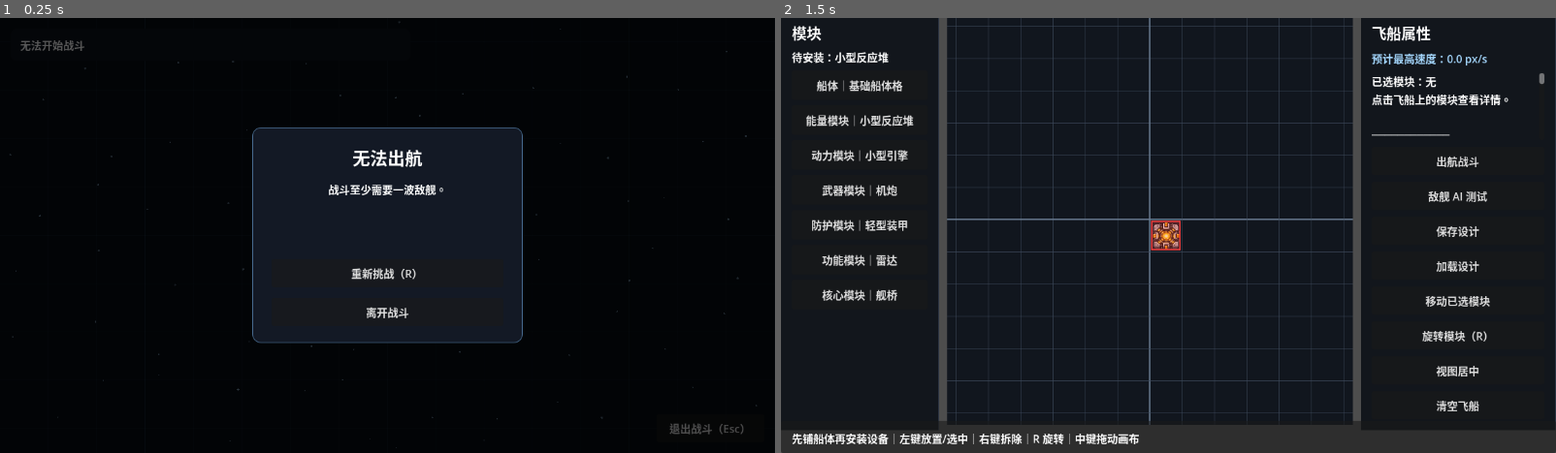
Above: before the commit, frames 1-2 (left to right).
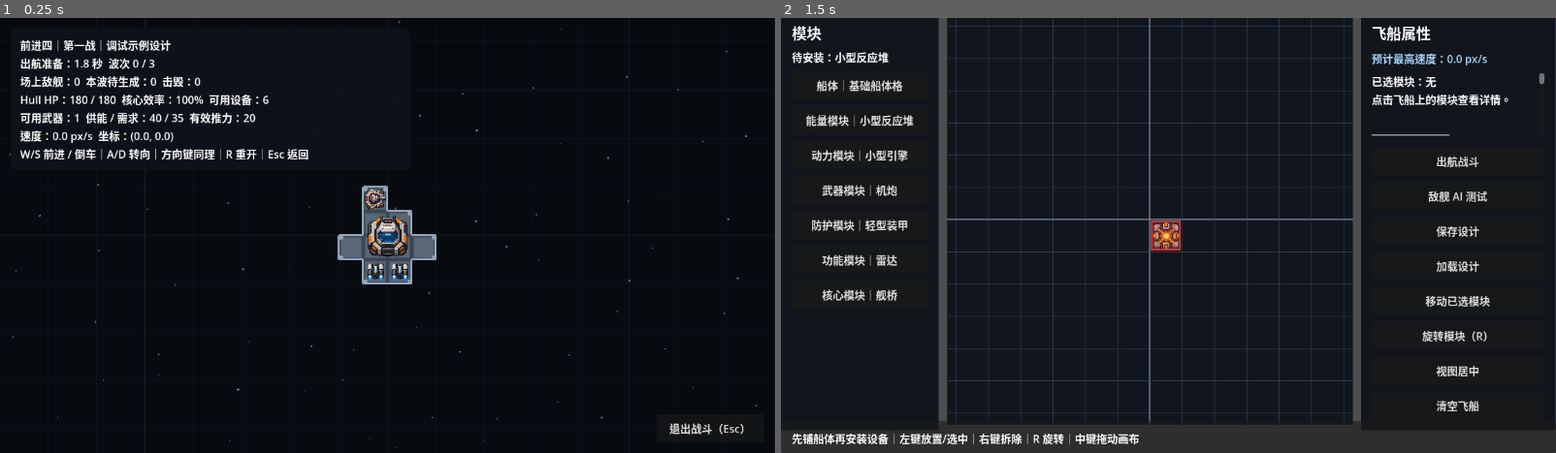
Above: after the commit, the same moments.

Repository: lqc19891229/AdvanceFour
Game: Godot game, scene res://game/combat/battle.tscn
The game is run twice, just before and just after one commit, with the same random seed, the same clock (stepped at 60 frames per second) and the same inputs. This scene is started directly instead of the project's main scene.
Inputs (mouse positions are in pixels of both pictures, inside the frame that each line leads up to):
- Up to frame 1 (0.25 s): no input
- Up to frame 2 (1.5 s): click (1168, 274) at 0.5 s, where only the run before the commit has a clickable "重新挑战（R）"; click "离开战斗" (after the commit: "退出战斗（Esc）") at 1.25 s

The runs differ from the first frame. In frame 1, 5.4% of the frame differs, in the area x 1-100%, y 0-100%; in frame 2, nothing differs.

Commit message:
Define stage 001 enemy wave compositions

Diff:
--- a/game/combat/definitions/stage_001.tres
+++ b/game/combat/definitions/stage_001.tres
@@ -1,12 +1,31 @@
-[gd_resource type="Resource" script_class="BattleDefinition" load_steps=2 format=3]
+[gd_resource type="Resource" script_class="BattleDefinition" load_steps=8 format=3]
 
 [ext_resource type="Script" path="res://game/combat/battle_definition.gd" id="1"]
+[ext_resource type="Script" path="res://game/combat/battle_wave_definition.gd" id="2"]
+[ext_resource type="Resource" path="res://game/combat/enemies/scout.tres" id="3"]
+[ext_resource type="Resource" path="res://game/combat/enemies/gunship.tres" id="4"]
+
+[sub_resource type="Resource" id="Wave1"]
+script = ExtResource("2")
+enemies = Array[Resource]([ExtResource("3")])
+counts = Array[int]([2])
+
+[sub_resource type="Resource" id="Wave2"]
+script = ExtResource("2")
+enemies = Array[Resource]([ExtResource("3"), ExtResource("4")])
+counts = Array[int]([1, 1])
+
+[sub_resource type="Resource" id="Wave3"]
+script = ExtResource("2")
+enemies = Array[Resource]([ExtResource("4")])
+counts = Array[int]([2])
+spawn_interval_seconds = 1.0
 
 [resource]
 script = ExtResource("1")
 battle_id = &"stage_001"
 display_name = "第一战"
-wave_enemy_counts = Array[int]([1, 1, 2])
+waves = Array[Resource]([SubResource("Wave1"), SubResource("Wave2"), SubResource("Wave3")])
 preparation_seconds = 2.0
 intermission_seconds = 3.0
 spawn_interval_seconds = 1.25
